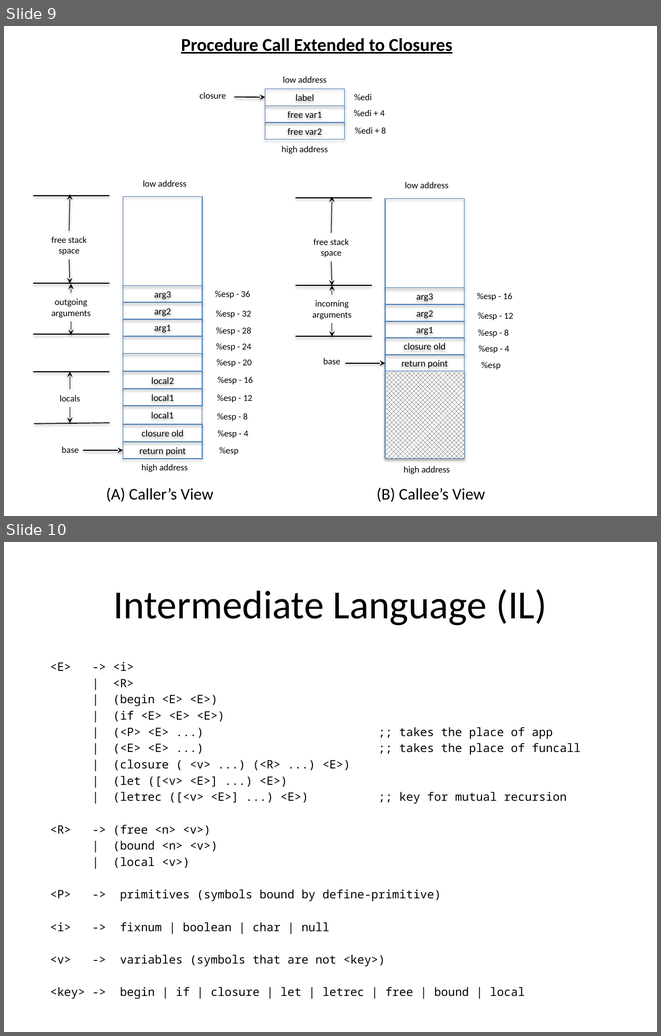
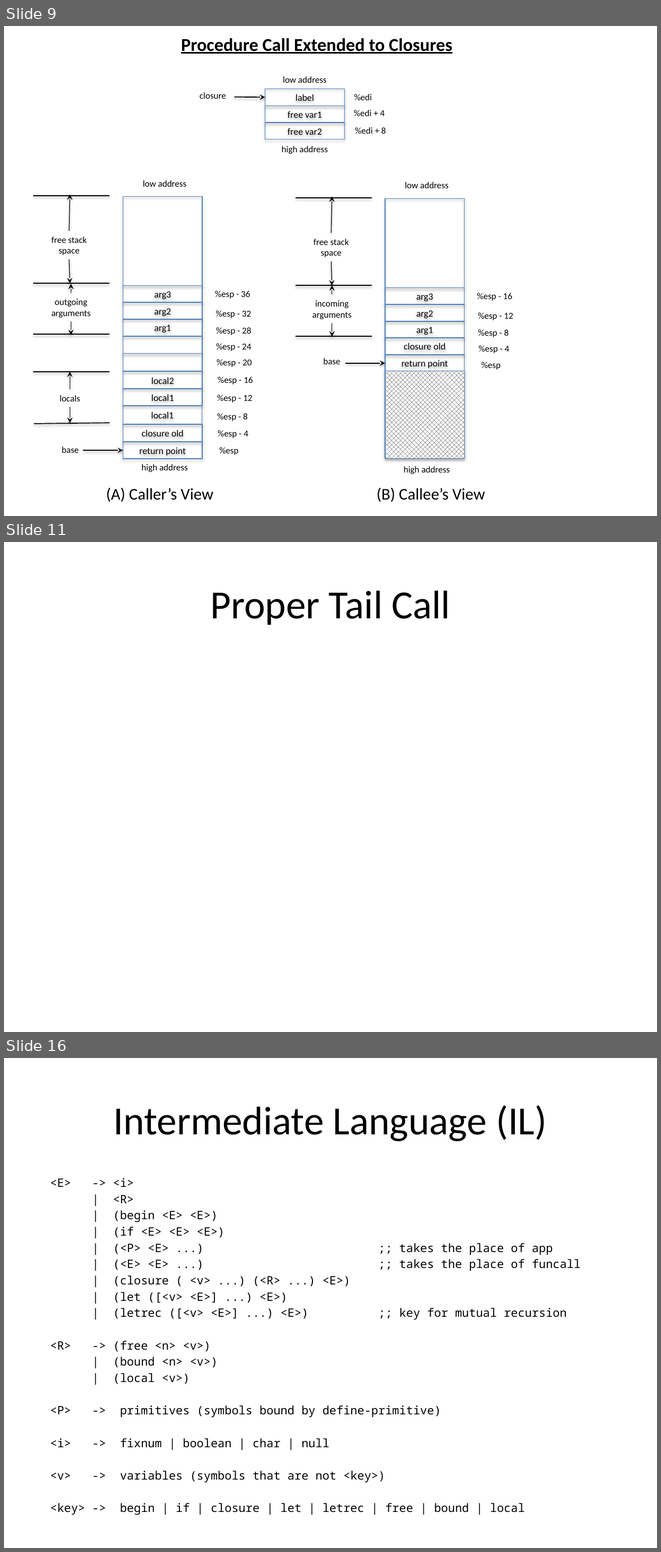
Before and after one commit to markcornwell/pilar, a slide deck: doc/Pilar.pptx. Shown one above the other, each under a label of ours: slides 9 and 10 before the commit, slides 9, 11 and 16 after it; the slides between them are not shown. The pictures are 661x1036 and 661x1552 pixels, drawn with LibreOffice and Linux fonts; fonts in the diff are those of the drawing. Boxes give left, top, right and bottom in pixels: in the first picture for what was removed or moved away, otherwise in the second. Text is boxed around its words. In the diff, an @@ line names an element or a change of style, - is before the commit and + after.

Commit message:
Still working through proper tail recursion
Got thing coded, but have subtle bugs.  Need to work it through.  Seems
to have to do with understanding the context that defines tail-calls.
They should all be within the context of some lambda as per r5rs.

```diff
--- a/doc/Pilar.pptx
+++ b/doc/Pilar.pptx
@@ slide 11 added at bbox=[4, 542, 657, 1032], background #FFFFFF @@
@@ title added at bbox=[210, 590, 450, 625], 44 pt, text #000000 @@
+Proper Tail Call
@@ what was slide 10 is now slide 16 @@
```
Also in this commit, not shown: 3 slides changed, 5 other slides added, 9 other files.
